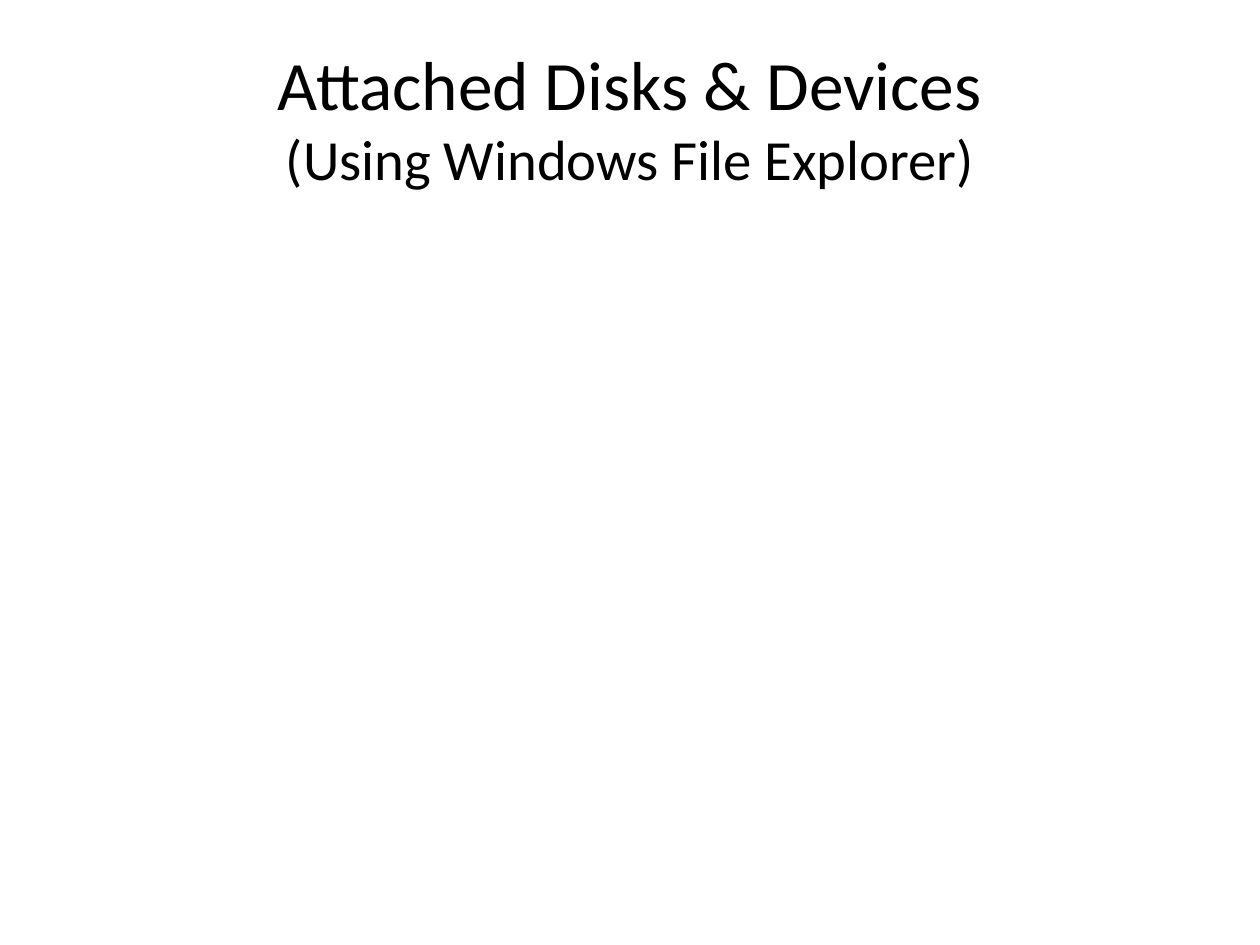
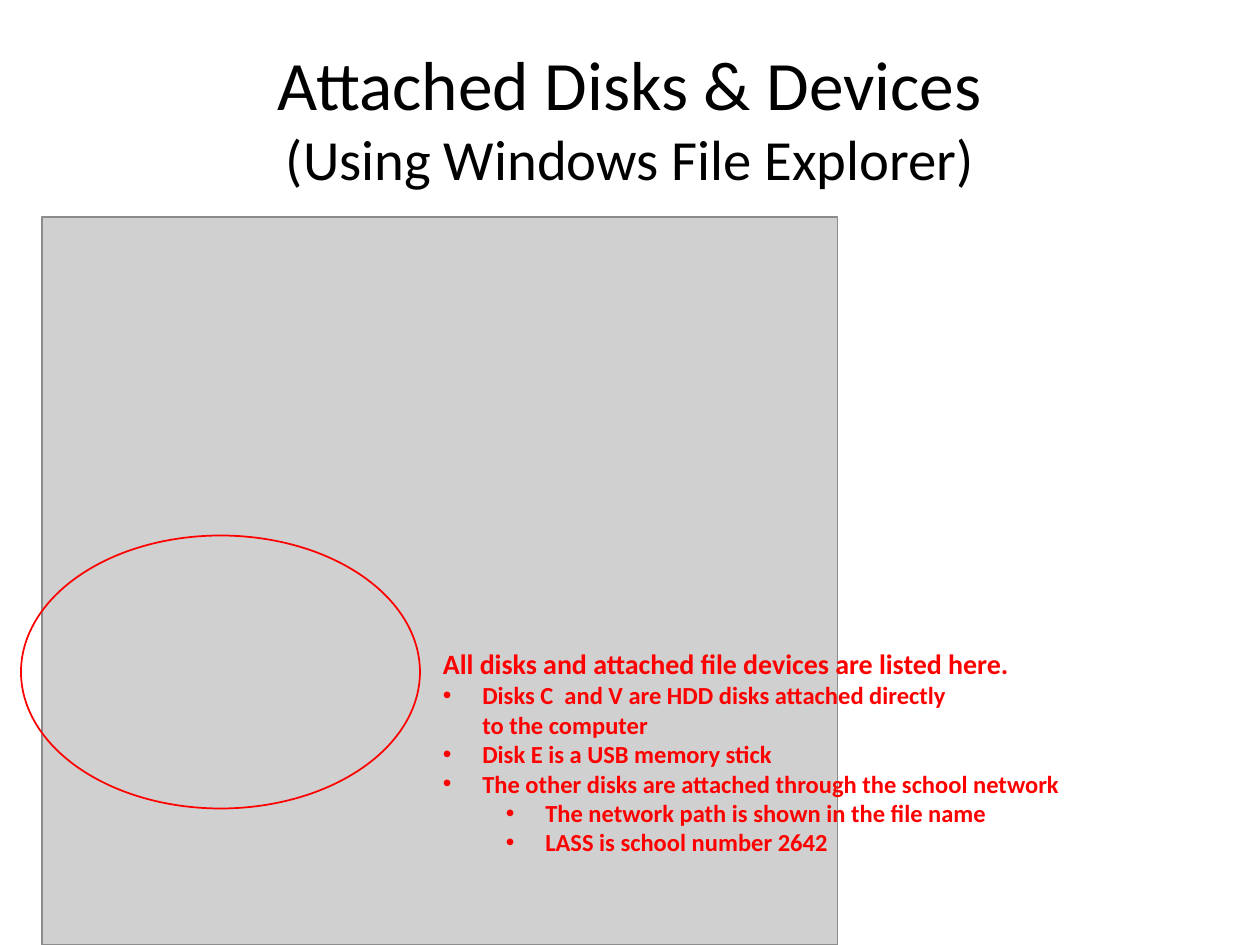
Before and after one commit to optimalcore/ICS2O0, a slide deck: slide 6 of Topic A Computer Concepts/Windows Files Introduction.pptx (slide 5 before the commit). Drawn at 1260x945 pixels with LibreOffice and Linux fonts; fonts in the diff are those of the drawing; grey boxes stand for pictures. Boxes give left, top, right and bottom in pixels: in the first picture for what was removed or moved away, otherwise in the second. Text is boxed around its words. In the diff, an @@ line names an element or a change of style, - is before the commit and + after.

```diff
--- a/Topic A Computer Concepts/Windows Files Introduction.pptx
+++ b/Topic A Computer Concepts/Windows Files Introduction.pptx
@@ picture added at <box>42,217,837,945</box> @@
@@ ellipse added at <box>21,536,421,809</box>, outline #FF0000 1 pt @@
@@ text added at <box>443,651,1059,851</box>, 14 pt, text #FF0000, bold @@
+All disks and attached file devices are listed here.
+• Disks C and V are HDD disks attached directly
+  to the computer
+• Disk E is a USB memory stick
+• The other disks are attached through the school network
+  • The network path is shown in the file name
+  • LASS is school number 2642
```
Also in this commit, not shown: 1 other slide changed, 1 slide added, 1 other file.
